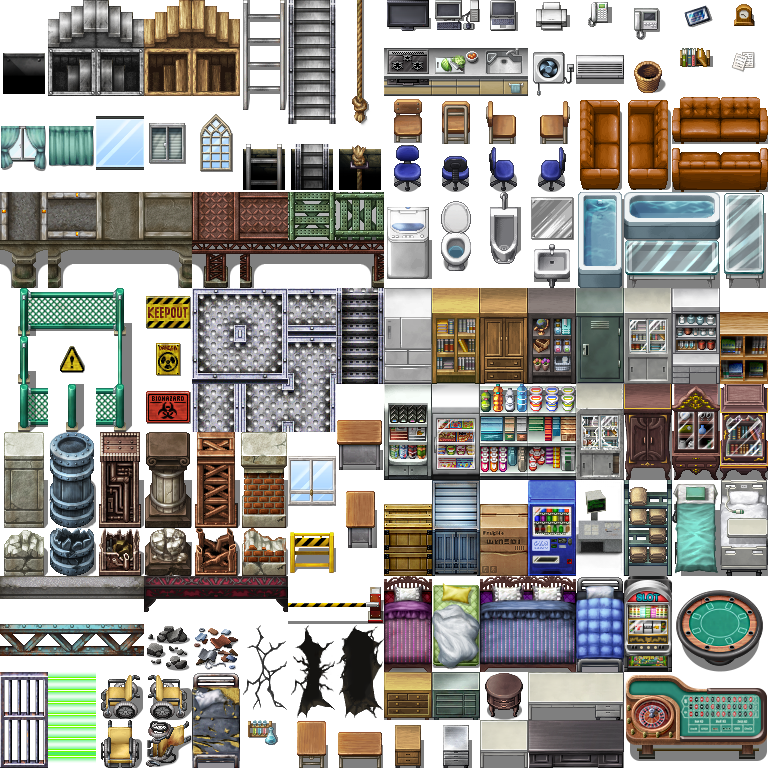
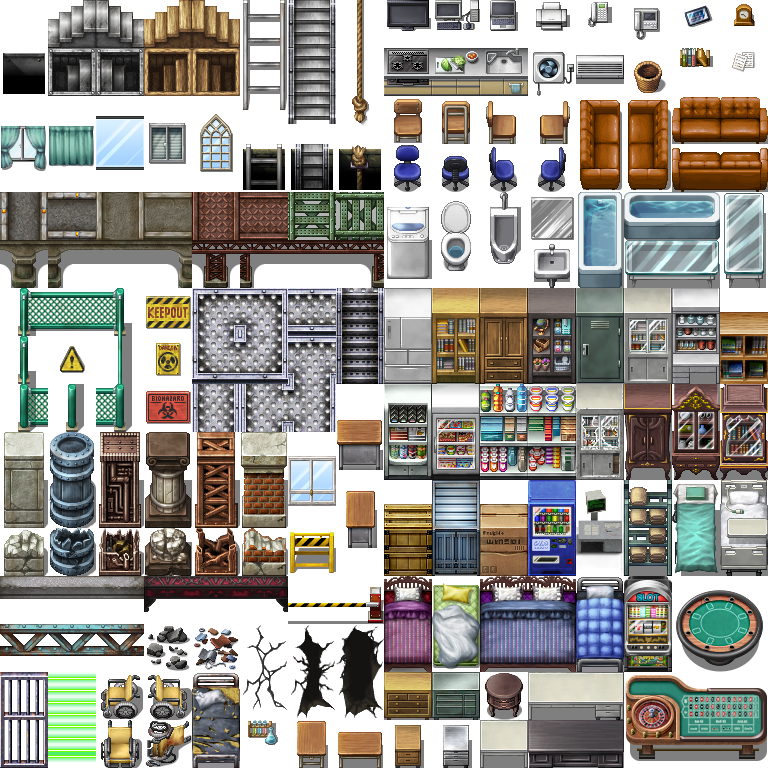
Before/after of a 768x768 layered artwork. What changed in the layer stack:
added group "Dulled lab signs" with 3 layers above "Interface Tile 1" over [60, 296, 191, 424]
added layer "Layer 3" in group "Dulled lab signs" over [60, 296, 191, 424]
painted on "Layer 1" over [60, 296, 191, 424]
